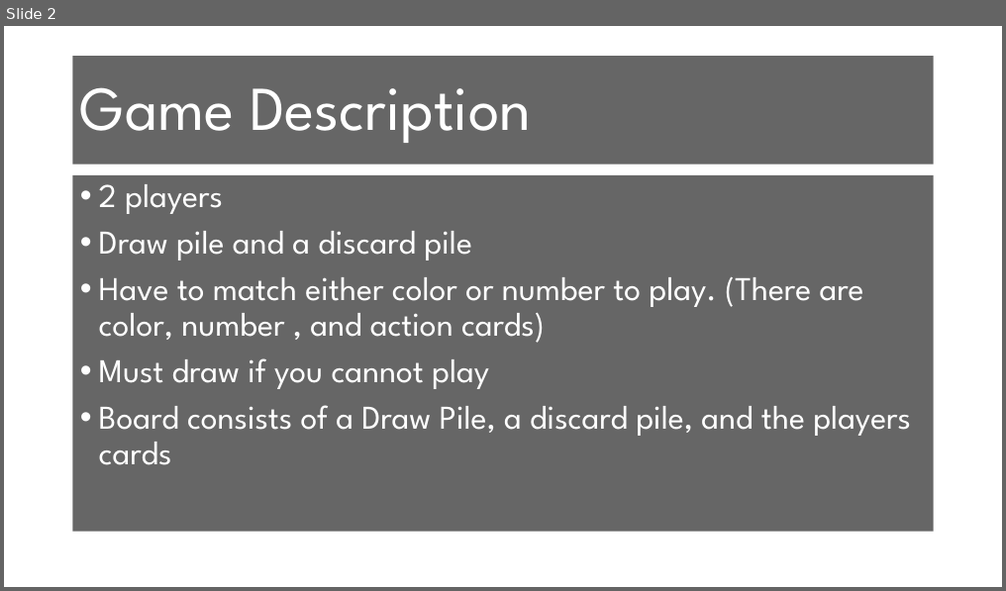
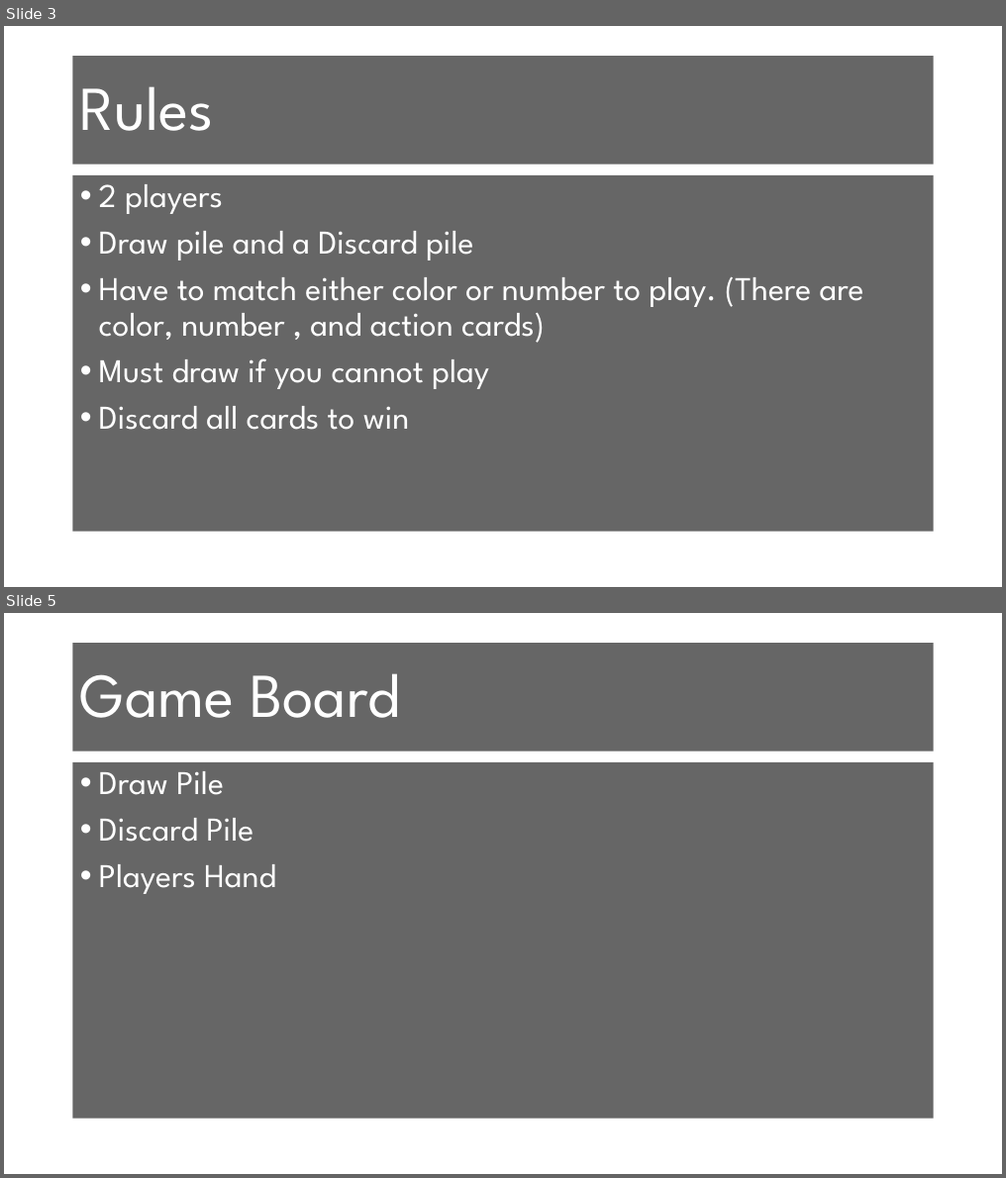
Before and after one commit to KylerSmith/Uno, a slide deck: ProjectPresentation.pptx. Shown one above the other, each under a label of ours: slide 2 before the commit, slides 3 and 5 after it; the slides between them are not shown. The pictures are 1006x591 and 1006x1178 pixels, drawn with LibreOffice and Linux fonts; fonts in the diff are those of the drawing; background and template pictures are left out. Boxes give left, top, right and bottom in pixels: in the first picture for what was removed or moved away, otherwise in the second. Text is boxed around its words. In the diff, an @@ line names an element or a change of style, - is before the commit and + after.

```diff
--- a/ProjectPresentation.pptx
+++ b/ProjectPresentation.pptx
@@ slide 5 added at [4, 613, 1002, 1174], background picture (left out) @@
@@ title added at [73, 643, 934, 752], fill #000000 at 60% opacity, 60 pt, text #FFFFFF @@
+Game Board
@@ text added at [73, 762, 934, 1119], fill #000000 at 60% opacity, 32 pt, text #FFFFFF @@
+• Draw Pile
+• Discard Pile
+• Players Hand
@@ what was slide 2 is now slide 3 @@
@@ slide 3 changed as well @@
@@ title at [80, 86, 214, 131]: text changed @@
-Game Description
+Rules
@@ text at [99, 231, 474, 261]: text changed @@
-• Draw pile and a discard pile
+• Draw pile and a Discard pile
@@ text at [99, 406, 410, 430]: text changed @@
-• Board consists of a Draw Pile, a discard pile, and the players cards
+• Discard all cards to win
```
Also in this commit, not shown: 3 other slides changed, 9 other slides added, 3 slides removed.
